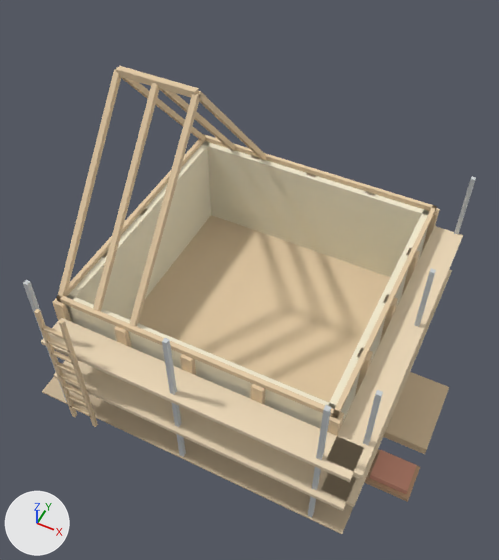
A saved change to the glTF model art/models/buildings/nursery_barn_site_8.glb.
Camera for both pictures: a 50 mm lens placed at (2.15, -3.38, 3.43), pointed at (1.08, -1.23, 0.73). Every picture has the same lights, and +X, +Y and +Z are marked at lower left. The older version comes first. Where no turn or scale is listed for an object, it has been applied to the vertices. Vertices at exactly the same position are counted once.

The scene before the commit, as lines of its bpy script (objects in view):
```python
me_mesh_0 = bpy.data.meshes.new('Mesh_0')
me_mesh_0.from_pydata(...)  # 506 vertices, 780 faces; spans x 0.04..2.14, y -1.89..0.02, z 0.0..1.65
# faces by material slot: [84, 696]
me_mesh_0.materials.append(mat_paint)
me_mesh_0.materials.append(mat_wall)
ob_body = bpy.data.objects.new('body', me_mesh_0)
ob_body.location = (0.062, -0.122, 0.0)
```
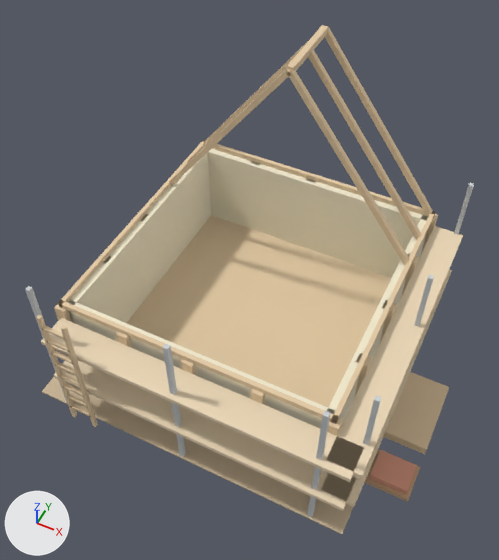
Where the newer file only moved an object's origin or applied its transform, the numbers keep the older frame.

Pixel boxes (x1, y1, x2, y2) of what changed, in the pictures (499 x 560 px; the box of a moved part takes in the faces that stretch with it):
'body', reshaped (9% taller)
    before: (23, 66, 476, 534)
    after: (25, 25, 474, 534)
part 1 of me_mesh_0, moved or reshaped
    before: (203, 134, 437, 211)
    after: (202, 140, 435, 216)
part 2 of me_mesh_0, moved or reshaped
    before: (60, 206, 437, 419)
    after: (58, 211, 435, 424)
part 3 of me_mesh_0, moved or reshaped
    before: (56, 134, 205, 302)
    after: (58, 140, 206, 308)
part 4 of me_mesh_0, moved or reshaped
    before: (197, 91, 267, 161)
    after: (204, 45, 304, 143)
part 5 of me_mesh_0, moved or reshaped
    before: (159, 89, 235, 151)
    after: (325, 28, 433, 217)
part 6 of me_mesh_0, moved or reshaped
    before: (116, 67, 205, 142)
    after: (187, 60, 292, 163)
part 7 of me_mesh_0, moved or reshaped
    before: (129, 93, 200, 327)
    after: (308, 48, 421, 240)
part 8 of me_mesh_0, moved or reshaped
    before: (93, 83, 160, 311)
    after: (169, 68, 290, 186)
part 9 of me_mesh_0, moved or reshaped
    before: (58, 70, 121, 297)
    after: (288, 69, 410, 266)
part 10 of me_mesh_0, moved or reshaped
    before: (116, 66, 199, 97)
    after: (287, 25, 329, 71)
part 11 of me_mesh_0, moved or reshaped
    before: (23, 141, 476, 518)
    after: (25, 149, 474, 518)

Patch to the scene script:
```diff
--- a/art/models/buildings/nursery_barn_site_8.glb.py
+++ b/art/models/buildings/nursery_barn_site_8.glb.py
@@ me_mesh_0 @@
 # used by ob_body; location = (0.062, -0.122, 0.0)
-me_mesh_0.from_pydata(...)  # 506 vertices, 780 faces; spans x 0.04..2.14, y -1.89..0.02, z 0.0..1.65
+me_mesh_0.from_pydata(...)  # 510 vertices, 780 faces; spans x 0.04..2.14, y -1.89..0.02, z 0.0..1.68
+# me_mesh_0 part 1: the loose piece of 8 vertices spanning x 0.21..1.73, y -0.17..-0.15, z 0.73..0.76 is moved by (0.0, 0.0, -0.04)
+# me_mesh_0 part 2: the loose piece of 14 vertices spanning x 0.21..1.73, y -1.67..-0.15, z 0.73..0.76 is moved by (0.0, 0.0, -0.04)
+# me_mesh_0 part 3: the loose piece of 8 vertices spanning x 0.21..0.23, y -1.67..-0.15, z 0.73..0.76 is moved by (0.0, 0.0, -0.04)
+# me_mesh_0 part 4: the loose piece of 8 vertices spanning x 0.63..0.66, y -0.92..-0.15, z 0.72..1.64 is multiplied about its middle by the matrix ((0.0, -1.049, -0.041), (1.05, 0.0, 0.0), (0.0, -0.041, 1.049)), then moved by (-0.05, 0.38, -0.01)
+# me_mesh_0 part 5: the loose piece of 8 vertices spanning x 0.42..0.45, y -0.92..-0.15, z 0.72..1.64 is multiplied about its middle by the matrix ((0.0, 1.049, 0.041), (-1.05, 0.0, 0.0), (0.0, -0.041, 1.049)), then moved by (0.91, 0.38, -0.01)
+# me_mesh_0 part 6: the loose piece of 8 vertices spanning x 0.2..0.23, y -0.92..-0.15, z 0.72..1.64 is multiplied about its middle by the matrix ((0.0, -1.049, -0.041), (1.05, 0.0, 0.0), (0.0, -0.041, 1.049)), then moved by (0.38, 0.16, -0.01)
+# me_mesh_0 part 7: the loose piece of 8 vertices spanning x 0.63..0.66, y -1.67..-0.9, z 0.72..1.64 is multiplied about its middle by the matrix ((0.0, -1.049, 0.041), (1.05, 0.0, 0.0), (0.0, 0.041, 1.049)), then moved by (0.7, 0.91, -0.01)
+# me_mesh_0 part 8: the loose piece of 8 vertices spanning x 0.42..0.45, y -1.67..-0.9, z 0.72..1.64 is multiplied about its middle by the matrix ((0.0, 1.049, -0.041), (-1.05, 0.0, 0.0), (0.0, 0.041, 1.049)), then moved by (0.16, 0.7, -0.01)
+# me_mesh_0 part 9: the loose piece of 8 vertices spanning x 0.2..0.23, y -1.67..-0.9, z 0.72..1.64 is multiplied about its middle by the matrix ((0.0, -1.049, 0.041), (1.05, 0.0, 0.0), (0.0, 0.041, 1.049)), then moved by (1.13, 0.7, -0.01)
+# me_mesh_0 part 10: the loose piece of 8 vertices spanning x 0.22..0.65, y -0.93..-0.89, z 1.61..1.65 is turned -90 degrees about the z axis through its middle, then moved by (0.54, 0.54, 0.03)
+# me_mesh_0 part 11
+# 13 vertices are removed from x 0.21..1.73, y -1.67..-0.15, z 0.4..0.73
+# 69 faces are deleted
+# 104 vertices in x 0.19..1.89, y -1.89..-0.13, z 0.73..1.03 move by (0.0, 0.0, -0.04)
+# 21 vertices move from x 0.21..1.73, y -1.67..-0.15, z 0.37..0.4 to x 0.21..1.73, y -1.67..-0.15, z 0.34..0.37
+# 17 vertices are added at x 0.21..1.73, y -1.67..-0.15, z 0.13..0.69
+# 69 new faces join them, mat_wall
 me_mesh_0.materials.append(mat_paint)
```
